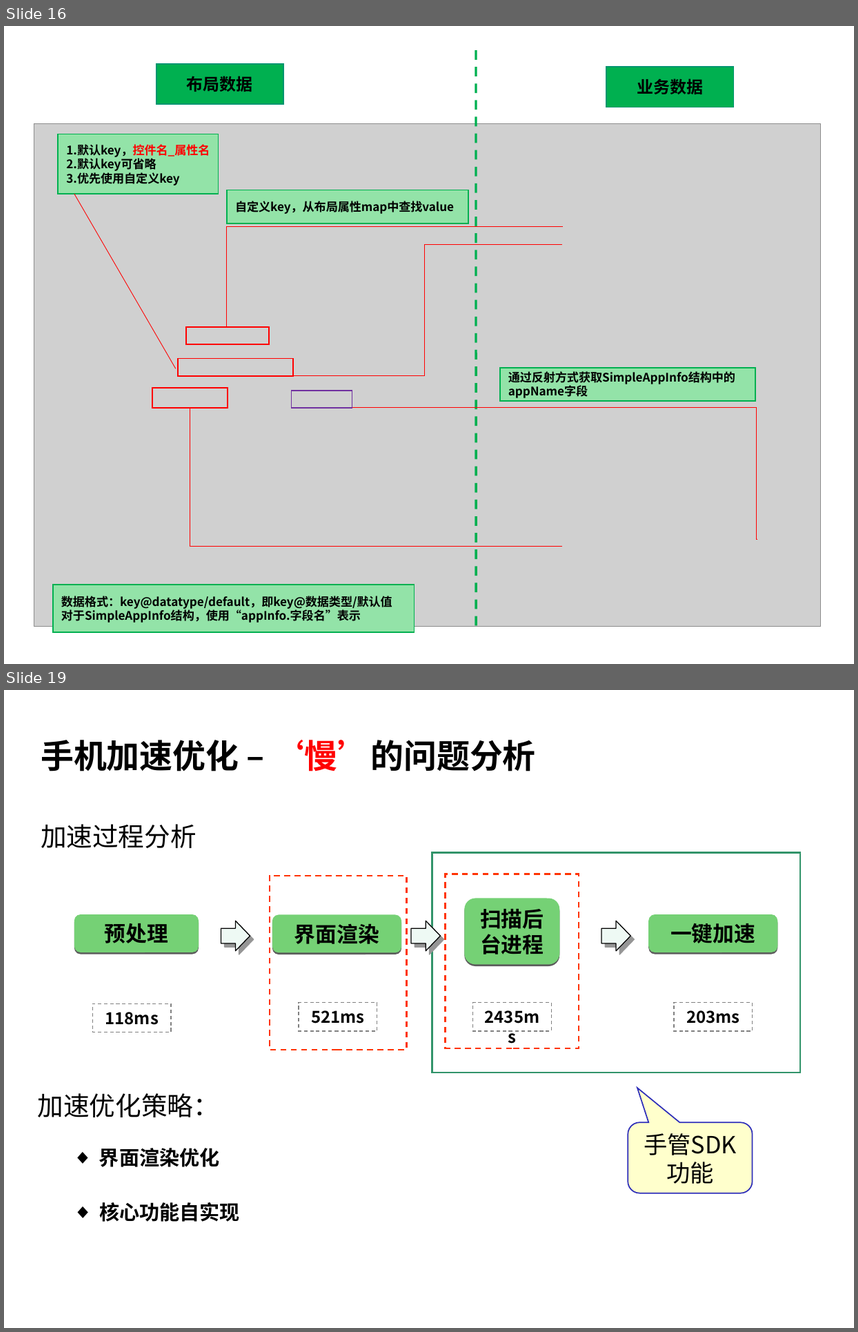
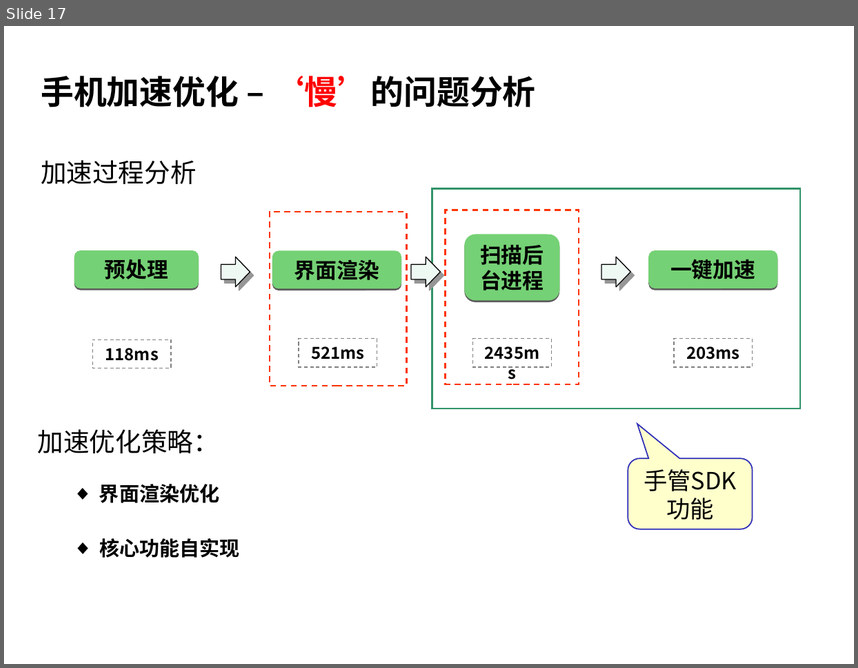
Before and after one commit to hamlingong/data, a slide deck: promote/龚海龙-v1.0.ppt. Shown one above the other, each under a label of ours: slides 16 and 19 before the commit, slide 17 after it; the slides between them are not shown. The pictures are 858x1332 and 858x668 pixels, drawn with LibreOffice and Linux fonts; fonts in the diff are those of the drawing; grey boxes stand for pictures; background and template pictures are left out. Boxes give left, top, right and bottom in pixels: in the first picture for what was removed or moved away, otherwise in the second. Text is boxed around its words. In the diff, an @@ line names an element or a change of style, - is before the commit and + after.

```diff
--- a/promote/龚海龙-v1.0.ppt
+++ b/promote/龚海龙-v1.0.ppt
@@ slide 16 removed at (x1=4, y1=26, x2=854, y2=664), background picture (left out) @@
@@ rectangle removed at (x1=156, y1=64, x2=283, y2=104) @@
-布局数据
@@ line removed from (476, 49) to (476, 626) @@
@@ rectangle removed at (x1=606, y1=67, x2=734, y2=107) @@
-业务数据
@@ picture removed at (x1=34, y1=124, x2=820, y2=626) @@
@@ rectangle removed at (x1=59, y1=134, x2=219, y2=194) @@
-1.默认key，控件名_属性名
-2.默认key可省略
-3.优先使用自定义key
@@ rectangle removed at (x1=227, y1=190, x2=468, y2=223) @@
-自定义key，从布局属性map中查找value
@@ line removed from (176, 368) to (74, 194) @@
@@ elbow line removed from (228, 327) to (562, 227) @@
@@ elbow line removed from (294, 375) to (562, 245) @@
@@ rectangle removed at (x1=186, y1=327, x2=268, y2=344) @@
@@ rectangle removed at (x1=177, y1=359, x2=293, y2=377) @@
@@ rectangle removed at (x1=499, y1=368, x2=755, y2=401) @@
-通过反射方式获取SimpleAppInfo结构中的appName字段
@@ rectangle removed at (x1=152, y1=388, x2=228, y2=408) @@
@@ rectangle removed at (x1=291, y1=391, x2=352, y2=408) @@
@@ elbow line removed from (190, 408) to (562, 546) @@
@@ elbow line removed from (352, 408) to (757, 539) @@
@@ rectangle removed at (x1=52, y1=584, x2=414, y2=632) @@
-数据格式：key@datatype/default，即key@数据类型/默认值
-对于SimpleAppInfo结构，使用“appInfo.字段名”表示
@@ what was slide 19 is now slide 17 @@
```
Also in this commit, not shown: 9 slides changed, 3 slides added, 4 other slides removed, 2 other files.
